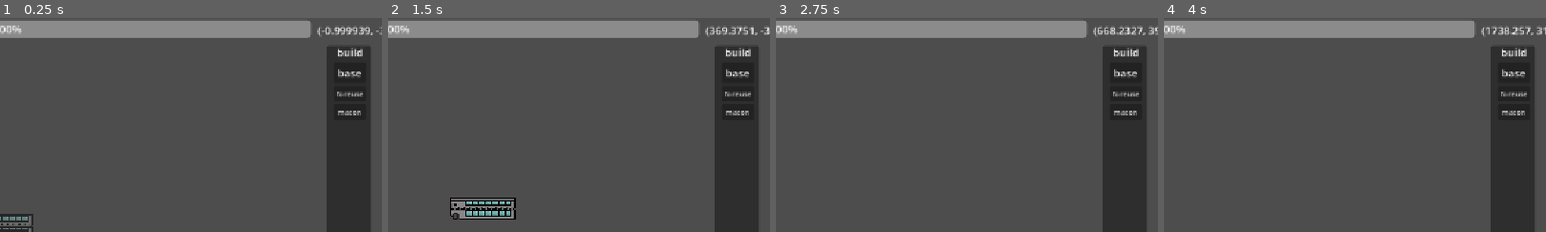
Above: before the commit, frames 1-4 (left to right).
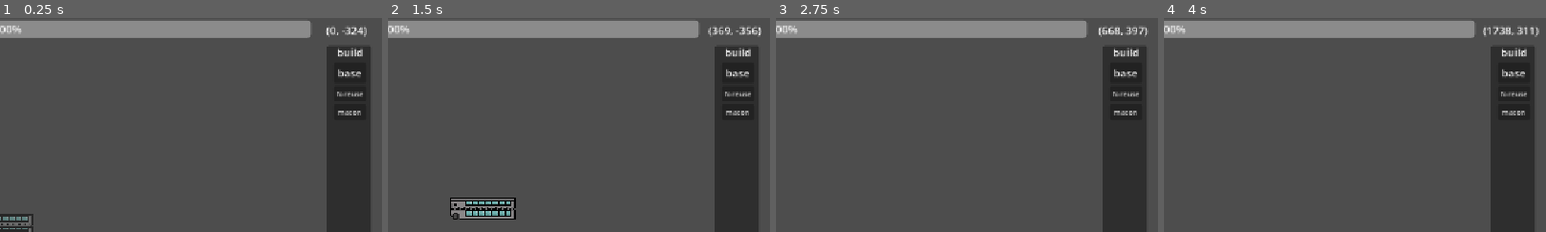
Above: after the commit, the same moments.

Repository: lucasbou-upsider/Indie-jam
Game: Godot game, scene res://scene/world.tscn
Two runs of this game, one before a commit and one after it. Both use one fixed random seed, a clock stepped at 60 frames per second and the inputs below. The engine's default icon, where the game draws it, is replaced by a stand-in: a white triangle on a blue panel in a dark square.
Inputs (mouse positions are % of the whole screen's width and height, from its top left):
- Up to frame 1 (0.25 s): no input
- Up to frame 2 (1.5 s): click "base" at 0.5 s; move the mouse to (72, 45) at 1.27 s; hold D (droite) from 1.28 s (still down); click (72, 45) at 1.35 s
- Up to frame 3 (2.75 s): move the mouse to (30, 55) at 2.02 s; release D (droite) at 2.03 s; hold S (bas) from 2.03 s (still down); right-click (30, 55) at 2.1 s; click (30, 55) at 2.3 s
- Up to frame 4 (4 s): move the mouse to (60, 28) at 2.77 s; release S (bas) at 2.78 s; hold D (droite) 2.78-3.53 s; click (60, 28) at 2.85 s; move the mouse to (45, 70) at 3.52 s; hold W (haut) from 3.53 s (still down); tap Shift (courir) at 3.6 s; click (45, 70) at 3.8 s
The pictures show only the part of the screen within x 50-100%, y 2-52%; the shares and areas given below are measured in that part.

The runs differ from the first frame. In frame 1, 0.4% of the frame differs, in the area x 83-100%, y 3-9%; in frame 2, 0.5%; in frame 3, 0.4%; in frame 4, 0.4%.

Commit message:
connexion systeme

Diff:
--- a/GLOBAL.gd
+++ b/GLOBAL.gd
@@ -30,6 +30,8 @@
 var lingot_voidium := 0
 var lingot_topaxium := 0
 
+
+
 func _ready():
 	if DEBUG:
 		charbon = 1000
@@ -38,6 +40,9 @@
 		brique = 1000
 		minerai_fer = 1000
 		lingot_fer = 1000
+
+var b1_tem
+var b2_tem
 
 func is_powered(node, explored = []) -> bool:
 	var new_explored = duplicate(explored)
@@ -51,6 +56,8 @@
 		return result
 
 func connect_buildings(b1, b2):
+	print(b1)
+	print(b2)
 	network[b1][b2] = ""
 	network[b2][b1] = ""
 
--- a/scene/craft/foreuse.gd
+++ b/scene/craft/foreuse.gd
@@ -25,6 +25,13 @@
 	# Input
 	if Input.is_action_just_pressed("click gauche") and is_blueprint:
 		place_self()
+	elif Input.is_action_just_pressed("click gauche") and mouse_overed and !is_blueprint:
+		print(self)
+		if !GLOBAL.b1_tem:
+			GLOBAL.b1_tem = self
+		else:
+			GLOBAL.b2_tem = self
+			GLOBAL.connect_buildings(GLOBAL.b1_tem, GLOBAL.b2_tem)
 
 	#destruction
 	if Input.is_action_just_pressed("click droit"):
@@ -77,7 +84,6 @@
 
 #verifie que la souris est sur le batiment
 func _on_area_2d_mouse_entered() -> void:
-	print("bruh")
 	mouse_overed = true
 func _on_area_2d_mouse_exited() -> void:
 	mouse_overed = false
--- a/scene/craft/macon.gd
+++ b/scene/craft/macon.gd
@@ -22,8 +22,15 @@
 
 func _process(_delta: float) -> void:
 	# Input
-	if Input.is_action_just_pressed("click gauche"):
+	if Input.is_action_just_pressed("click gauche") and is_blueprint:
 		place_self()
+	elif Input.is_action_just_pressed("click gauche") and mouse_overed and !is_blueprint:
+		print(self)
+		if !GLOBAL.b1_tem:
+			GLOBAL.b1_tem = self
+		else:
+			GLOBAL.b2_tem = self
+			GLOBAL.connect_buildings(GLOBAL.b1_tem, GLOBAL.b2_tem)
 
 #destruction
 	if Input.is_action_just_pressed("click droit"):
--- a/scene/craft/macon.tscn
+++ b/scene/craft/macon.tscn
@@ -110,10 +110,11 @@
 position = Vector2(-12, 1)
 sprite_frames = SubResource("SpriteFrames_x0iyh")
 autoplay = "default"
-frame_progress = 0.680144
+frame_progress = 0.7766654
 
 [node name="CollisionPolygon2D" type="CollisionPolygon2D" parent="." unique_id=1820767853]
 polygon = PackedVector2Array(-10, -33, 10, -33, 10, 20, 11, 20, 11, 24, -11, 24, -11, 20, -10, 20)
+disabled = true
 
 [node name="ClearanceArea" type="Area2D" parent="." unique_id=507090390]
 
--- a/scene/world.gd
+++ b/scene/world.gd
@@ -34,7 +34,7 @@
 		camera_2d.position += Vector2(0,speed)
 
 #coordonées
-	coordoné.text = str(get_global_mouse_position())
+	coordoné.text = str(Vector2i(get_global_mouse_position()))
 
 func _on_button_base_pressed() -> void:
 	add_child(BASE.instantiate())
